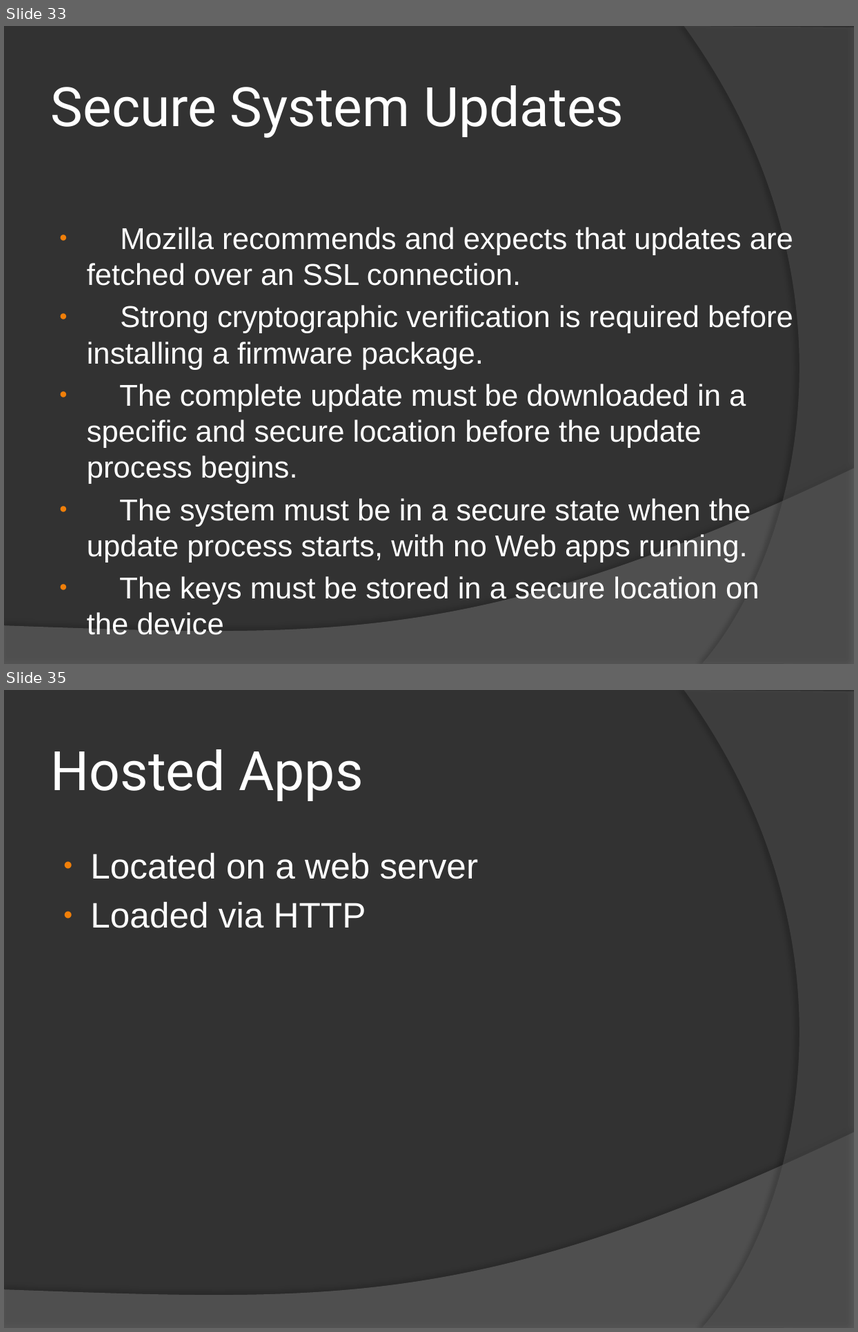
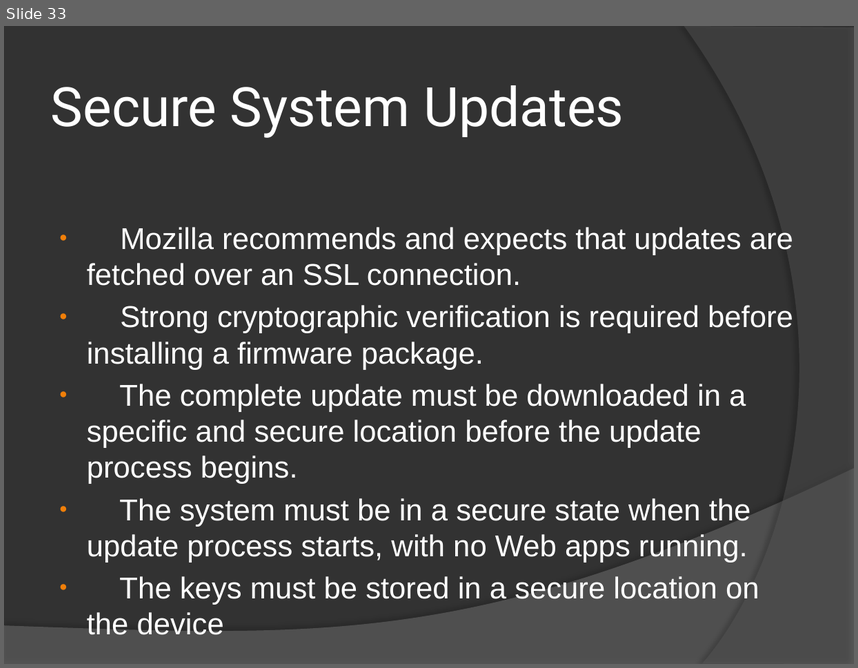
Before and after one commit to ymihaylov/Firefox-OS-Documentation-Project, a slide deck: Firefox OS.pptx. Shown one above the other, each under a label of ours: slides 33 and 35 before the commit, slide 33 after it; the slides between them are not shown. The pictures are 858x1332 and 858x668 pixels, drawn with LibreOffice and Linux fonts; fonts in the diff are those of the drawing. Boxes give left, top, right and bottom in pixels: in the first picture for what was removed or moved away, otherwise in the second. Text is boxed around its words. In the diff, an @@ line names an element or a change of style, - is before the commit and + after.

```diff
--- a/Firefox OS.pptx
+++ b/Firefox OS.pptx
@@ slide 35 removed at (x1=4, y1=690, x2=854, y2=1328), background #323232; not listed: 2 template elements that a slide beside it also shows @@
@@ title removed at (x1=51, y1=749, x2=363, y2=801) @@
-Hosted Apps
@@ text removed at (x1=90, y1=853, x2=479, y2=928) @@
-● Located on a web server
-● Loaded via HTTP
```
Also in this commit, not shown: 3 other slides removed.
